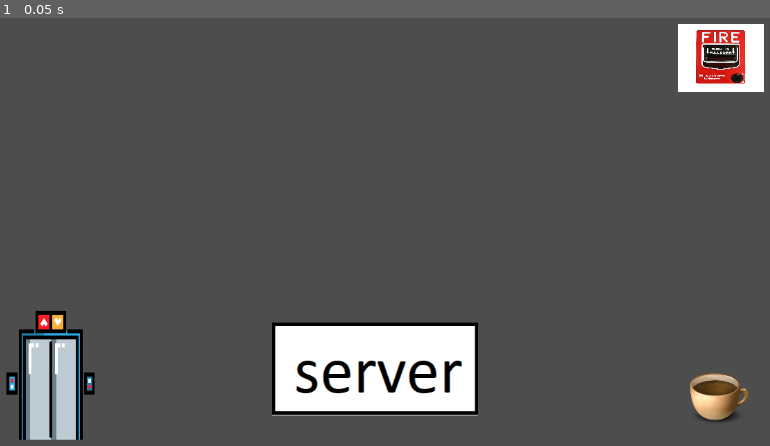
Above: before the commit, frame 1.
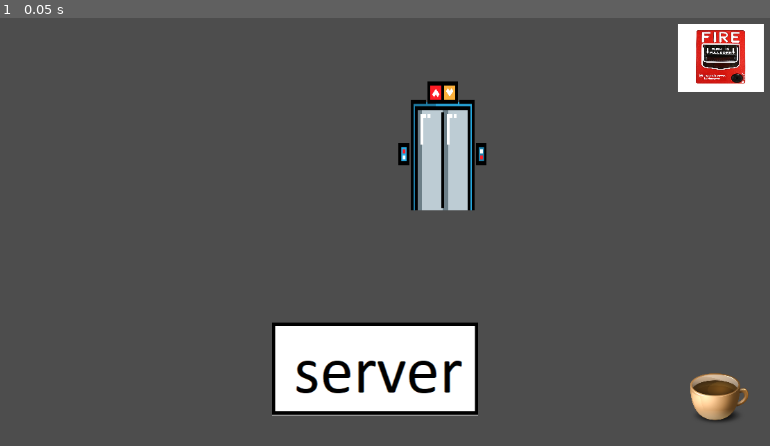
Above: after the commit, the same moment.

Repository: Deans-Paranoia/Deans-Paranoia
Game: Godot game, scene res://scenes/map.tscn
Two runs of this game, one before a commit and one after it. Both use one fixed random seed, a clock stepped at 60 frames per second and the inputs below. This scene is started directly instead of the project's main scene. The engine's default icon, where the game draws it, is replaced by a stand-in: a white triangle on a blue panel in a dark square.
Inputs:
- Up to frame 1 (0.05 s): no input

The runs differ from the first frame. In frame 1, 4.9% of the frame differs, in the area x 0-64%, y 14-99%.

Commit message:
fixing digging issues

Diff:
--- a/scenes/elevator.tscn
+++ b/scenes/elevator.tscn
@@ -7,7 +7,7 @@
 size = Vector2(90, 157)
 
 [sub_resource type="RectangleShape2D" id="RectangleShape2D_52sja"]
-size = Vector2(136, 157)
+size = Vector2(133, 179.5)
 
 [node name="elevator" type="Node2D"]
 script = ExtResource("1_sgu5p")
@@ -16,11 +16,9 @@
 metadata/_edit_lock_ = true
 
 [node name="CollisionShape2D" type="CollisionShape2D" parent="Elevator"]
-position = Vector2(575, 567.5)
 shape = SubResource("RectangleShape2D_6lwfo")
 
 [node name="Elevator" type="Sprite2D" parent="Elevator"]
-position = Vector2(575, 554)
 scale = Vector2(0.248047, 0.367187)
 texture = ExtResource("1_iro4j")
 
@@ -28,5 +26,5 @@
 metadata/_edit_lock_ = true
 
 [node name="CollisionShape2D" type="CollisionShape2D" parent="Elevator/ElevatorArea"]
-position = Vector2(575, 567.5)
+position = Vector2(-1.5, 11.25)
 shape = SubResource("RectangleShape2D_52sja")
--- a/scenes/fourth_floor.tscn
+++ b/scenes/fourth_floor.tscn
@@ -1,6 +1,7 @@
-[gd_scene load_steps=2 format=3 uid="uid://gitmckv6idiq"]
+[gd_scene load_steps=3 format=3 uid="uid://gitmckv6idiq"]
 
 [ext_resource type="PackedScene" uid="uid://qnl4o5vsa0va" path="res://scenes/obstacle.tscn" id="1_v26fx"]
+[ext_resource type="PackedScene" uid="uid://ci4moycif5owm" path="res://scenes/elevator.tscn" id="2_1m5us"]
 
 [node name="fourthFloor" type="Node2D"]
 
@@ -15,3 +16,6 @@
 
 [node name="obstacle4" parent="." instance=ExtResource("1_v26fx")]
 position = Vector2(372, 388)
+
+[node name="elevator" parent="." instance=ExtResource("2_1m5us")]
+position = Vector2(595, 144)
--- a/scenes/level.tscn
+++ b/scenes/level.tscn
@@ -11,7 +11,7 @@
 position = Vector2(1069, 563)
 
 [node name="elevator" parent="." instance=ExtResource("4_dtumn")]
-position = Vector2(-470, -24)
+position = Vector2(670, 199)
 
 [node name="fire_alarm" parent="." instance=ExtResource("5_msouu")]
 
--- a/scenes/player.tscn
+++ b/scenes/player.tscn
@@ -10,21 +10,18 @@
 properties/0/watch = false
 
 [sub_resource type="CircleShape2D" id="CircleShape2D_0nlaq"]
-radius = 87.122
+radius = 65.0308
 
-[sub_resource type="RectangleShape2D" id="RectangleShape2D_dw1tk"]
-size = Vector2(147, 144)
+[sub_resource type="RectangleShape2D" id="RectangleShape2D_84uu5"]
+size = Vector2(177, 165)
 
 [node name="Node2D" type="Node2D" groups=["Player"]]
-position = Vector2(0,0)
 metadata/_edit_lock_ = true
 
 [node name="CharacterBody2D" type="CharacterBody2D" parent="."]
-position = Vector2(0,0)
 script = ExtResource("1_y8ilh")
 
 [node name="Sprite2D" type="Sprite2D" parent="CharacterBody2D"]
-position = Vector2(0,0)
 texture = ExtResource("1_grwq2")
 metadata/_edit_lock_ = true
 
@@ -32,15 +29,11 @@
 replication_config = SubResource("SceneReplicationConfig_qy6rn")
 
 [node name="CollisionShape2D" type="CollisionShape2D" parent="CharacterBody2D"]
-position = Vector2(0,0)
 shape = SubResource("CircleShape2D_0nlaq")
 metadata/_edit_lock_ = true
 
 [node name="Label" type="Label" parent="CharacterBody2D"]
-offset_left = 0.0
 offset_top = 20.0
-offset_right = 0.0
-offset_bottom = 0.0
 text = "Player"
 horizontal_alignment = 1
 metadata/_edit_lock_ = true
@@ -48,6 +41,5 @@
 [node name="PlayerArea" type="Area2D" parent="CharacterBody2D"]
 
 [node name="CollisionShape2D" type="CollisionShape2D" parent="CharacterBody2D/PlayerArea"]
-position = Vector2(0,0)
-shape = SubResource("RectangleShape2D_dw1tk")
-debug_color = Color(0, 0.643137, 0.298039, 0.419608)
+position = Vector2(-0.5, -1.5)
+shape = SubResource("RectangleShape2D_84uu5")
--- a/scenes/student.tscn
+++ b/scenes/student.tscn
@@ -22,7 +22,7 @@
 wait_time = 2.0
 
 [node name="CollisionShape2D" parent="CharacterBody2D/PlayerArea" index="0"]
-position = Vector2(0, 5)
+position = Vector2(2, 0.5)
 
 [connection signal="timeout" from="CharacterBody2D/DiggingTimer" to="." method="_on_digging_timer_timeout"]
 [connection signal="timeout" from="CharacterBody2D/FreezeTimer" to="." method="_on_freeze_timer_timeout"]
--- a/scripts/deanInput.gd
+++ b/scripts/deanInput.gd
@@ -19,6 +19,9 @@
 			ring_fire_alarm()
 			fire_alarm_reference.useable = false
 
+@rpc("any_peer","call_local")
+func remove_obstacle(_obstacle_to_destroy):
+	_obstacle_to_destroy.queue_free()
 func manage_deans_tablet():
 	# funkcja do obsługi tabletu przez dziekana
 	match is_tablet_open:
--- a/scripts/map.gd
+++ b/scripts/map.gd
@@ -6,11 +6,12 @@
 	var index = 0
 	for i in globalScript.Players:
 		var currentPlayer
-		#if i==globalScript.deanId:
-		#	currentPlayer = deanScene.instantiate()
-		#else:
-		currentPlayer = studentScene.instantiate()
+		if i==globalScript.deanId:
+			currentPlayer = deanScene.instantiate()
+		else:
+			currentPlayer = studentScene.instantiate()
 		currentPlayer.name = str(globalScript.Players[i].id)
+		currentPlayer.add_to_group("ThirdFloor")
 		var body = currentPlayer.get_node("CharacterBody2D")
 		if body != null:
 			body.name =  str(globalScript.Players[i].id)
--- a/scripts/studentInput.gd
+++ b/scripts/studentInput.gd
@@ -62,7 +62,24 @@
 		dig()
 	elif event.is_action_released("dig"):
 		stop_dig()
-
+@rpc("any_peer","call_remote")
+func hide_me(id,isThirdFloor):
+	var player = get_node_or_null("../"+str(id))
+	if(player != null):
+		if isThirdFloor:
+			if(self.is_in_group("ThirdFloor")):
+				player.visible = true
+				player.process_mode = PROCESS_MODE_ALWAYS
+			else:
+				player.visible = false
+				player.process_mode = PROCESS_MODE_DISABLED
+		else:
+			if self.is_in_group("FourthFloor"):
+				player.visible = true
+				player.process_mode = PROCESS_MODE_ALWAYS
+			else:
+				player.visible = false
+				player.process_mode = PROCESS_MODE_DISABLED
 @rpc("any_peer","call_local")
 func change_alarm_state():
 	var fire_alarm_reference = get_node_or_null("../level/fire_alarm")
@@ -89,7 +106,46 @@
 		server_reference.server_opened = false
 
 func use_elevator():
-	print("Elevator works!")
+	var fourth = get_node_or_null("../fourthFloor")
+	var third = get_node_or_null("../level")
+
+	var id = multiplayer.get_unique_id()
+	if(fourth != null and third!=null):
+		if(fourth.visible == false):
+			self.add_to_group("FourthFloor")
+			self.remove_from_group("ThirdFloor")
+			var fourthFloorPlayers = get_tree().get_nodes_in_group("FourthFloor")
+			var thirdFloorPlayers = get_tree().get_nodes_in_group("ThirdFloor")
+			for i in fourthFloorPlayers:
+				i.visible = true
+				i.process_mode = PROCESS_MODE_ALWAYS
+			for i in thirdFloorPlayers:
+				i.visible = false
+				i.process_mode = PROCESS_MODE_DISABLED
+			fourth.visible = true
+			fourth.process_mode = PROCESS_MODE_ALWAYS
+			third.visible = false
+			third.process_mode = PROCESS_MODE_DISABLED
+
+			hide_me.rpc(id,false)
+
+		else:
+			self.add_to_group("ThirdFloor")
+			self.remove_from_group("FourthFloor")
+			var fourthFloorPlayers = get_tree().get_nodes_in_group("FourthFloor")
+			var thirdFloorPlayers = get_tree().get_nodes_in_group("ThirdFloor")
+			for i in thirdFloorPlayers:
+				i.visible = true
+				i.process_mode = PROCESS_MODE_ALWAYS
+			for i in fourthFloorPlayers:
+				i.visible = false
+				i.process_mode = PROCESS_MODE_DISABLED
+			fourth.visible = false
+			fourth.process_mode = PROCESS_MODE_DISABLED
+			third.visible = true
+			third.process_mode = PROCESS_MODE_ALWAYS
+
+			hide_me.rpc(id,true)
 func acquire_booster():
 	# funkcja nadajaca booster dla studenta
 	has_booster = true
@@ -159,9 +215,13 @@
 func _on_digging_timer_timeout():
 	#metoda po skończeniu DiggingTimer niszczy obstacle
 	if (_obstacle_to_destroy != null):
-		_obstacle_to_destroy.queue_free()
+		remove_obstacle.rpc(_obstacle_to_destroy.get_parent().name)
 		_obstacle_to_destroy = null
-
+@rpc("any_peer","call_local")
+func remove_obstacle(_obstacle_to_destroy):
+	var obstacle = get_node_or_null("../fourthFloor/"+_obstacle_to_destroy)
+	if obstacle:
+		obstacle.queue_free()
 func _is_student_facing_obstacle(obstacle):
 	#metoda sprawdza czy student jest zwrócony w strone przeszkody
 
Not shown, changed: Dean's Paranoia.pck
